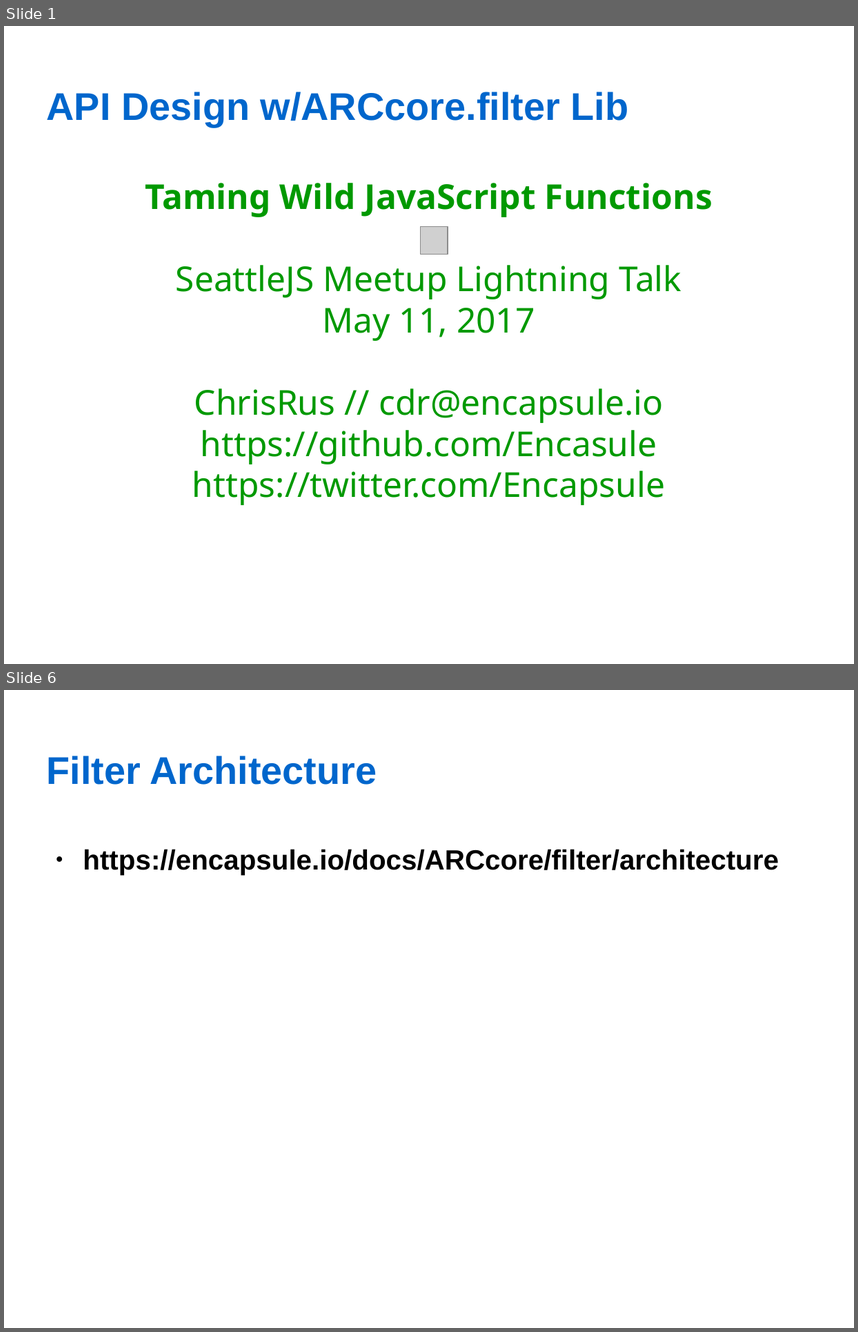
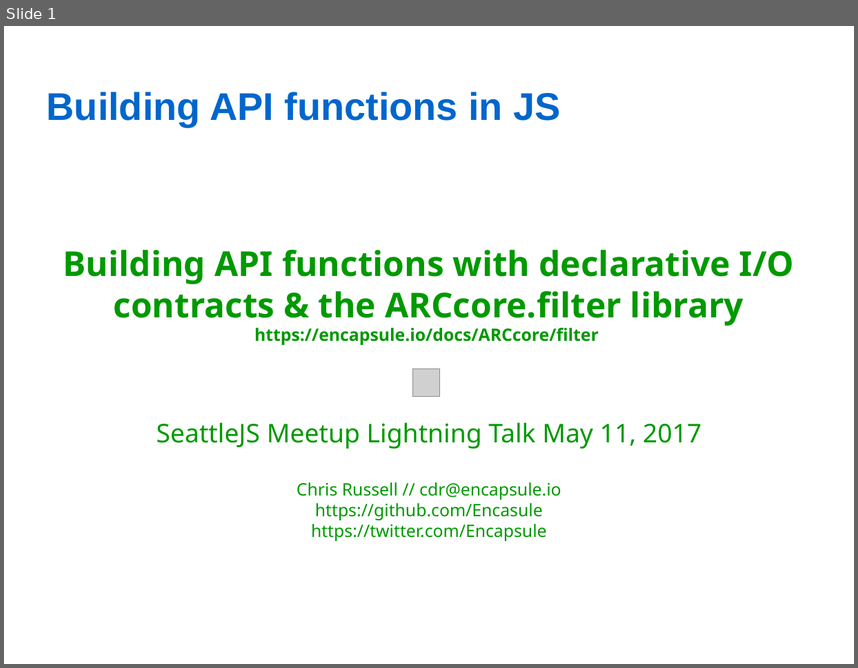
Before and after one commit to Encapsule-Annex/seattlejs-meetup-2017-may-filter-lib, a slide deck: SeattleJS-2017.05.11-ARCcore.filter.odp. Shown one above the other, each under a label of ours: slides 1 and 6 before the commit, slide 1 after it; the slides between them are not shown. The pictures are 858x1332 and 858x668 pixels, drawn with LibreOffice and Linux fonts; fonts in the diff are those of the drawing; grey boxes stand for pictures; background and template pictures are left out. Boxes give left, top, right and bottom in pixels: in the first picture for what was removed or moved away, otherwise in the second. Text is boxed around its words. In the diff, an @@ line names an element or a change of style, - is before the commit and + after.

Commit message:
Presentation for 2017.05.11 SeattleJS

```diff
--- a/SeattleJS-2017.05.11-ARCcore.filter.odp
+++ b/SeattleJS-2017.05.11-ARCcore.filter.odp
@@ slide 6 removed at box(4, 690, 854, 1328), background picture (left out) @@
@@ title removed at box(47, 756, 377, 785) @@
-Filter Architecture
@@ text removed at box(83, 849, 779, 875) @@
-● https://encapsule.io/docs/ARCcore/filter/architecture
@@ slide 1 changed as well @@
@@ title at box(47, 92, 560, 127): text changed @@
-API Design w/ARCcore.filter Lib
+Building API functions in JS
@@ subtitle at box(63, 250, 794, 541): text changed; size 32 to 16 pt @@
-Taming Wild JavaScript Functions
-SeattleJS Meetup Lightning Talk
-May 11, 2017
-ChrisRus // cdr@encapsule.io
-https://github.com/Encasule
-https://twitter.com/Encapsule
+Building API functions with declarative I/O contracts & the ARCcore.filter library
+https://encapsule.io/docs/ARCcore/filter
+SeattleJS Meetup Lightning Talk May 11, 2017
+Chris Russell // cdr@encapsule.io
+https://github.com/Encasule
+https://twitter.com/Encapsule
@@ picture: place and size @@
-picture at box(421, 227, 448, 254)
+picture at box(413, 368, 441, 397)
```
Also in this commit, not shown: 4 other slides changed, 5 slides added, 2 other slides removed.
